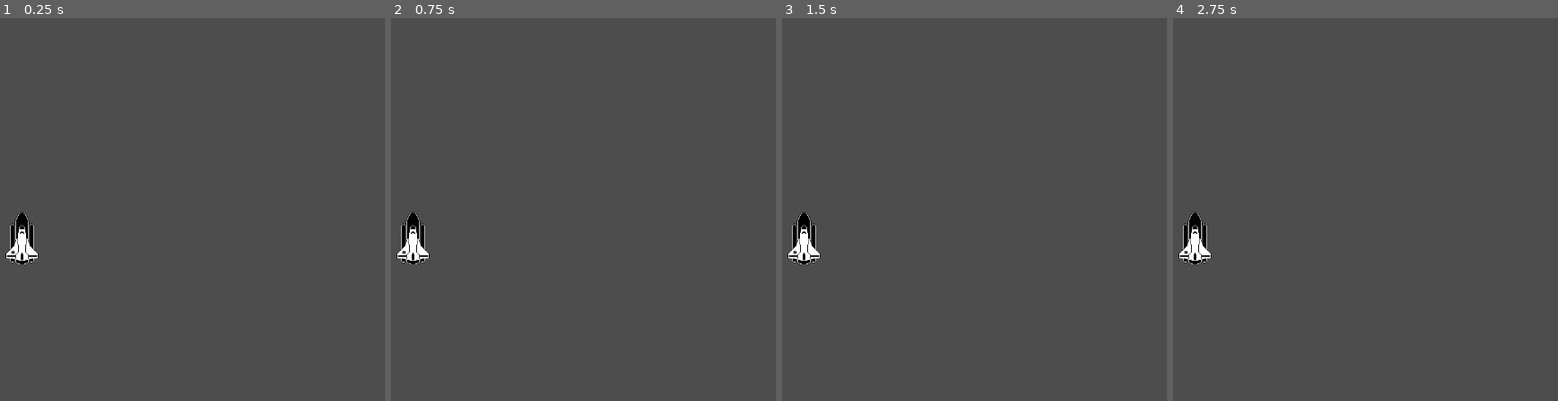
Above: before the commit, frames 1-4 (left to right).
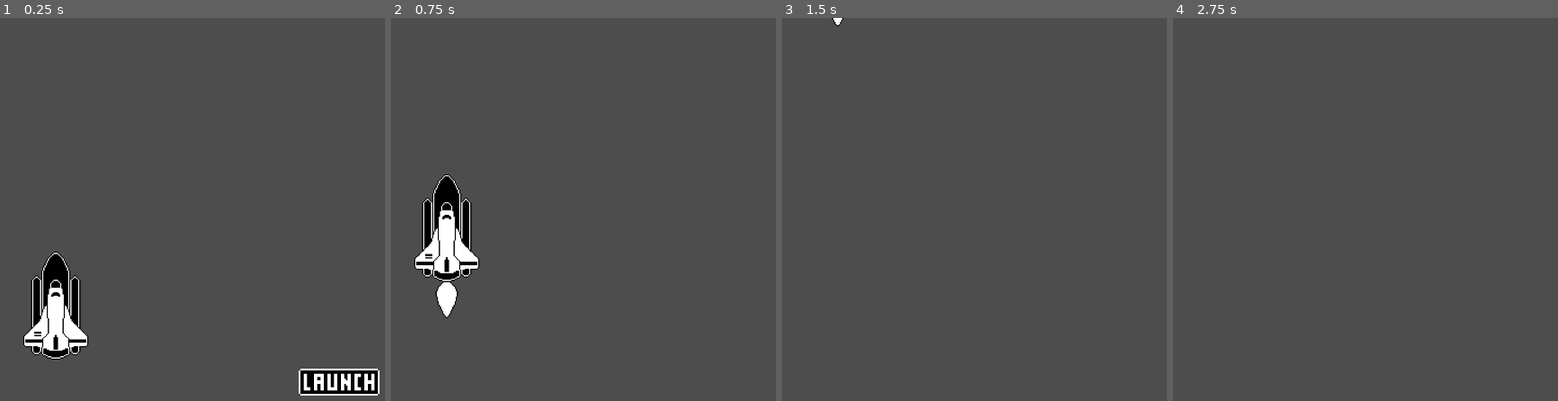
Above: after the commit, the same moments.

Repository: pjz987/heartbeast
Game: Godot game, scene res://world.tscn
Same seed, same stepped clock (60 frames per second), same inputs: the game is played once before the commit and once after it.
Inputs (mouse positions are in pixels of both pictures, inside the frame that each line leads up to):
- Up to frame 1 (0.25 s): no input
- Up to frame 2 (0.75 s): click (729, 381) at 0.52 s
- Up to frame 3 (1.5 s): no input
- Up to frame 4 (2.75 s): tap Enter at 2 s

The runs differ from the first frame. In frame 1, 5.3% of the frame differs, in the area x 1-99%, y 50-99%; in frame 2, 4.1%; in frame 3, 0.8%; in frame 4, 0.7%.

Commit message:
:rocket:

Diff:
--- /dev/null
+++ b/rocket/world.gd
@@ -0,0 +1,10 @@
+extends Node2D
+
+@onready var animation_player = $AnimationPlayer
+@onready var launch_button = $LaunchButton
+@onready var rocket_flare = $Rocket/RocketFlare
+
+func _on_texture_button_button_down():
+	animation_player.play('launch')
+	rocket_flare.show()
+	launch_button.hide()
--- a/rocket/world.tscn
+++ b/rocket/world.tscn
@@ -1,10 +1,70 @@
-[gd_scene load_steps=2 format=3 uid="uid://bkftrprubjqom"]
+[gd_scene load_steps=8 format=3 uid="uid://bkftrprubjqom"]
 
 [ext_resource type="Texture2D" uid="uid://ci8aqsxsreagi" path="res://rocket_ship.png" id="1_j8rrm"]
+[ext_resource type="Script" path="res://world.gd" id="1_v0sgu"]
+[ext_resource type="Texture2D" uid="uid://dorxepj6ow4gy" path="res://rocket_ship_launch.png" id="3_47jbm"]
+[ext_resource type="Texture2D" uid="uid://cc0ogg8danfmx" path="res://launch_button.png" id="4_rf0v0"]
+
+[sub_resource type="Animation" id="Animation_6tp45"]
+resource_name = "launch"
+tracks/0/type = "value"
+tracks/0/imported = false
+tracks/0/enabled = true
+tracks/0/path = NodePath("Rocket:position")
+tracks/0/interp = 1
+tracks/0/loop_wrap = true
+tracks/0/keys = {
+"times": PackedFloat32Array(0, 1),
+"transitions": PackedFloat32Array(1, 1),
+"update": 0,
+"values": [Vector2(640, 512), Vector2(640, -180)]
+}
+
+[sub_resource type="Animation" id="Animation_13tbs"]
+length = 0.001
+tracks/0/type = "value"
+tracks/0/imported = false
+tracks/0/enabled = true
+tracks/0/path = NodePath("Rocket:position")
+tracks/0/interp = 1
+tracks/0/loop_wrap = true
+tracks/0/keys = {
+"times": PackedFloat32Array(0),
+"transitions": PackedFloat32Array(1),
+"update": 0,
+"values": [Vector2(640, 512)]
+}
+
+[sub_resource type="AnimationLibrary" id="AnimationLibrary_krvg7"]
+_data = {
+"RESET": SubResource("Animation_13tbs"),
+"launch": SubResource("Animation_6tp45")
+}
 
 [node name="World" type="Node2D"]
-position = Vector2(468, 248)
+script = ExtResource("1_v0sgu")
 
 [node name="Rocket" type="Sprite2D" parent="."]
-position = Vector2(112, 144)
+position = Vector2(640, 512)
+scale = Vector2(2, 2)
 texture = ExtResource("1_j8rrm")
+
+[node name="RocketFlare" type="Sprite2D" parent="Rocket"]
+visible = false
+position = Vector2(0, 16)
+texture = ExtResource("3_47jbm")
+
+[node name="AnimationPlayer" type="AnimationPlayer" parent="."]
+libraries = {
+"": SubResource("AnimationLibrary_krvg7")
+}
+
+[node name="LaunchButton" type="TextureButton" parent="."]
+offset_left = 1072.0
+offset_top = 624.0
+offset_right = 1216.0
+offset_bottom = 672.0
+texture_normal = ExtResource("4_rf0v0")
+stretch_mode = 4
+
+[connection signal="button_down" from="LaunchButton" to="." method="_on_texture_button_button_down"]
